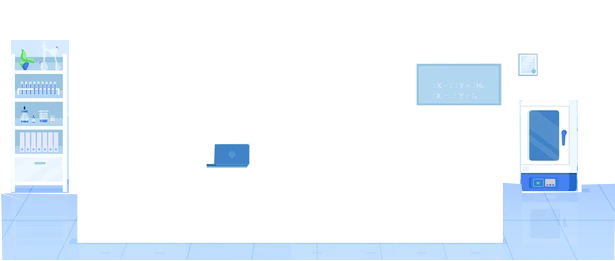
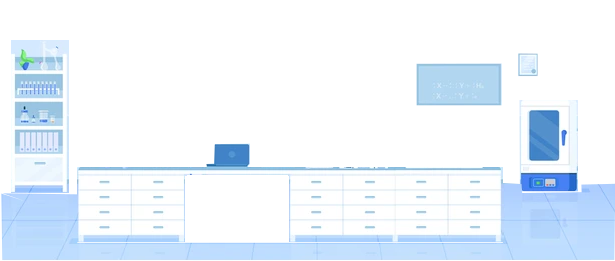
The second 615 x 261 image is a revision of the first. Changes to its layers:
added layer "labBackground.webp copy" above "labBackground.webp" over [77, 167, 503, 242]
